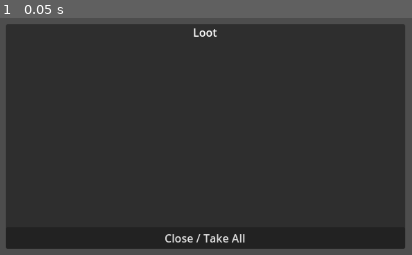
Above: before the commit, frame 1.
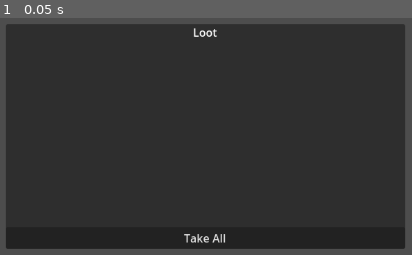
Above: after the commit, the same moment.

Repository: sxfoster/auto-battler
Game: Godot game, scene res://scenes/LootPanel.tscn
The game is run twice, just before and just after one commit, with the same random seed, the same clock (stepped at 60 frames per second) and the same inputs. This scene is started directly instead of the project's main scene.
Inputs:
- Up to frame 1 (0.05 s): no input

The runs differ from the first frame. In frame 1, 0.4% of the frame differs, in the area x 40-60%, y 91-95%.
Error before the commit: Cannot call method 'get_children' on a null value. (res://scripts/ui/LootPanel.gd:42)
Error after the commit: Parse Error: Used space character for indentation instead of tab as used before in the file. (res://scripts/ui/LootPanel.gd:94)

Commit message:
Fix parse errors and update scripts

Diff:
--- a/auto-battler/scripts/combat/CombatManager.gd
+++ b/auto-battler/scripts/combat/CombatManager.gd
@@ -1,5 +1,5 @@
 extends Node
-class_name CombatManager
+class_name AutoCombatManager
 
 ## Manages turn-based combat for the Survival Dungeon CCG Auto-Battler.
 ## Handles party and enemy combatants, turn order, and card usage.
--- a/auto-battler/scripts/combat/CombatScene.gd
+++ b/auto-battler/scripts/combat/CombatScene.gd
@@ -78,7 +78,7 @@
 	current_speed = SPEED_LEVELS[current_speed_index]
 	speed_up_button.text = "Speed Up x" + str(current_speed)
 	add_combat_log_entry("Combat speed set to x" + str(current_speed))
-        print("Speed up button pressed. Current speed: ", current_speed)
+	print("Speed up button pressed. Current speed: ", current_speed)
 
 func end_combat() -> void:
     emit_signal("combat_finished")
--- a/auto-battler/scripts/main/GameManager.gd
+++ b/auto-battler/scripts/main/GameManager.gd
@@ -113,7 +113,7 @@
     # Initialize current_party_members based on selected_party_composition.
     # This involves creating CharacterData instances/dictionaries with base stats, cards, gear.
     # Placeholder: Assume selected_party_composition contains pre-defined CharacterData objects/dictionaries.
-    current_party_members = selected_party_composition.deep_copy()
+    current_party_members = selected_party_composition.duplicate(true)
     for member_data in current_party_members:
         if not member_data.has("hp"): member_data["hp"] = member_data.get("base_hp", 100) # Ensure HP is set
         if not member_data.has("statuses"): member_data["statuses"] = {}
@@ -332,7 +332,7 @@
     var post_battle_manager = get_node_or_null(POST_BATTLE_MANAGER_PATH)
     if post_battle_manager and post_battle_manager.has_method("initialize_post_battle"):
         # Pass the combat results and the party state *before* post-battle effects like fatigue.
-        post_battle_manager.initialize_post_battle(results, current_party_members.deep_copy())
+        post_battle_manager.initialize_post_battle(results, current_party_members.duplicate(true))
     else:
         printerr("GameManager: PostBattleManager not found or method missing for combat victory.")
         # Fallback if PostBattleManager is missing: try to go to map directly (simplified)
@@ -350,7 +350,7 @@
 
     var post_battle_manager = get_node_or_null(POST_BATTLE_MANAGER_PATH)
     if post_battle_manager and post_battle_manager.has_method("initialize_post_battle"):
-        post_battle_manager.initialize_post_battle(results, current_party_members.deep_copy())
+        post_battle_manager.initialize_post_battle(results, current_party_members.duplicate(true))
     else:
         printerr("GameManager: PostBattleManager not found or method missing for combat defeat.")
         # Fallback if PostBattleManager is missing: go to game over directly
@@ -361,7 +361,7 @@
 ## Called by PostBattleManager when all its processing is complete.
 func on_post_battle_processing_complete(final_party_state_after_effects: Array, rewards_summary: Dictionary) -> void:
     print("GameManager: Post-battle processing complete.")
-    current_party_members = final_party_state_after_effects.deep_copy()
+    current_party_members = final_party_state_after_effects.duplicate(true)
 
     # Update inventory with loot if PostBattleManager didn't do it directly
     var loot_received = rewards_summary.get("loot_received", [])
@@ -417,7 +417,7 @@
 ## Called when RestManager signals to continue exploration.
 func on_rest_continue_exploration(updated_party_data: Array) -> void:
     print("GameManager: Continue exploration after rest.")
-    current_party_members = updated_party_data.deep_copy()
+    current_party_members = updated_party_data.duplicate(true)
 
     # current_dungeon_state.depth += 1 # Or other logic to advance the dungeon
     _change_game_phase_and_scene("dungeon_map", "res://auto-battler/scenes/DungeonMap.tscn") # Example path
@@ -427,7 +427,7 @@
 ## Called when RestManager signals to exit the dungeon.
 func on_rest_exit_dungeon(updated_party_data: Array) -> void:
     print("GameManager: Exiting dungeon after rest.")
-    current_party_members = updated_party_data.deep_copy()
+    current_party_members = updated_party_data.duplicate(true)
     # Handle logic for exiting the dungeon (e.g., back to a main menu, town hub).
     # This could also be a "run_summary" scene.
     _change_game_phase_and_scene("main_menu", "res://auto-battler/scenes/MainMenu.tscn") # Example path
--- a/auto-battler/scripts/ui/LootPanel.gd
+++ b/auto-battler/scripts/ui/LootPanel.gd
@@ -93,17 +93,17 @@
 		name_label.text = "%s (%s)" % [item_data.get("name", "Unknown Item"), rarity_str]
 		details_vbox.add_child(name_label)
 
-		var tags_label = Label.new()
-		var tags_array = item_data.get("tags", [])
-		if tags_array is Array and not tags_array.is_empty():
-			tags_label.text = ", ".join(tags_array)
-		else:
-			tags_label.text = "" # Hide if no tags, or "No special tags"
-			tags_label.visible = false
-			tags_label.add_theme_font_size_override("font_size", 12)
-			details_vbox.add_child(tags_label)
+                var tags_label = Label.new()
+                var tags_array = item_data.get("tags", [])
+                if tags_array is Array and not tags_array.is_empty():
+                        tags_label.text = ", ".join(tags_array)
+                else:
+                        tags_label.text = "" # Hide if no tags, or "No special tags"
+                        tags_label.visible = false
+                tags_label.add_theme_font_size_override("font_size", 12)
+                details_vbox.add_child(tags_label)
 
-		var add_button = Button.new()
+                var add_button = Button.new()
 		add_button.text = "Add" # Shorter text
 		add_button.size_flags_vertical = Control.SIZE_SHRINK_CENTER
 		add_button.pressed.connect(_on_add_item_button_pressed.bind(item_data, add_button, item_entry_hbox))
